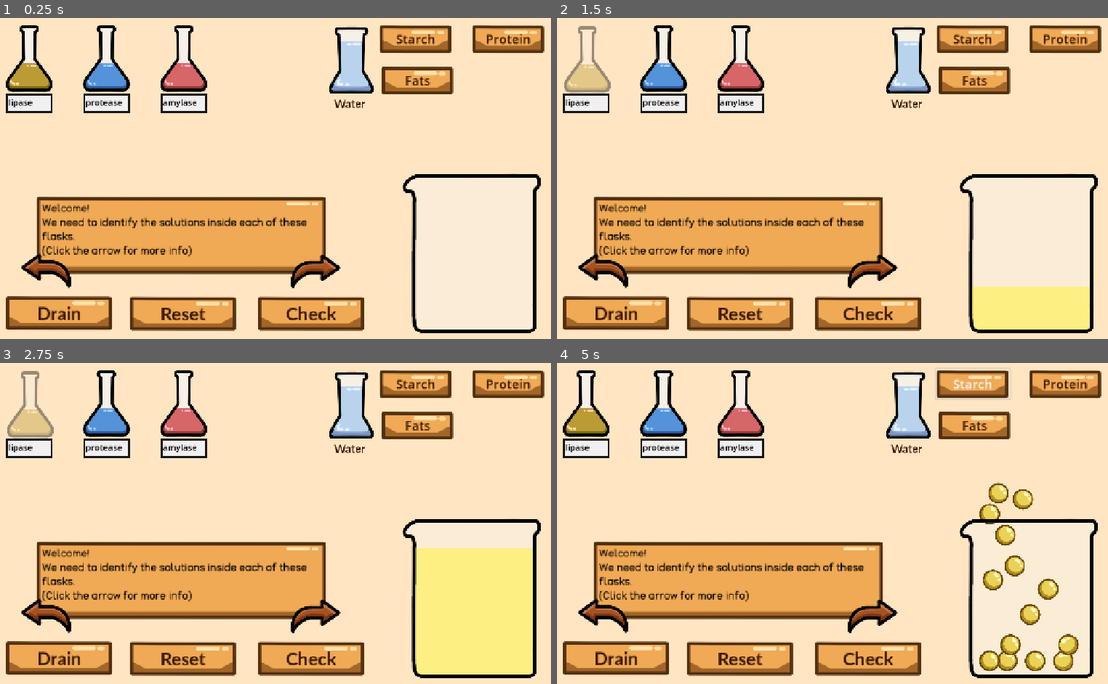
Above: before the commit, frames 1-4 (two rows, left to right).
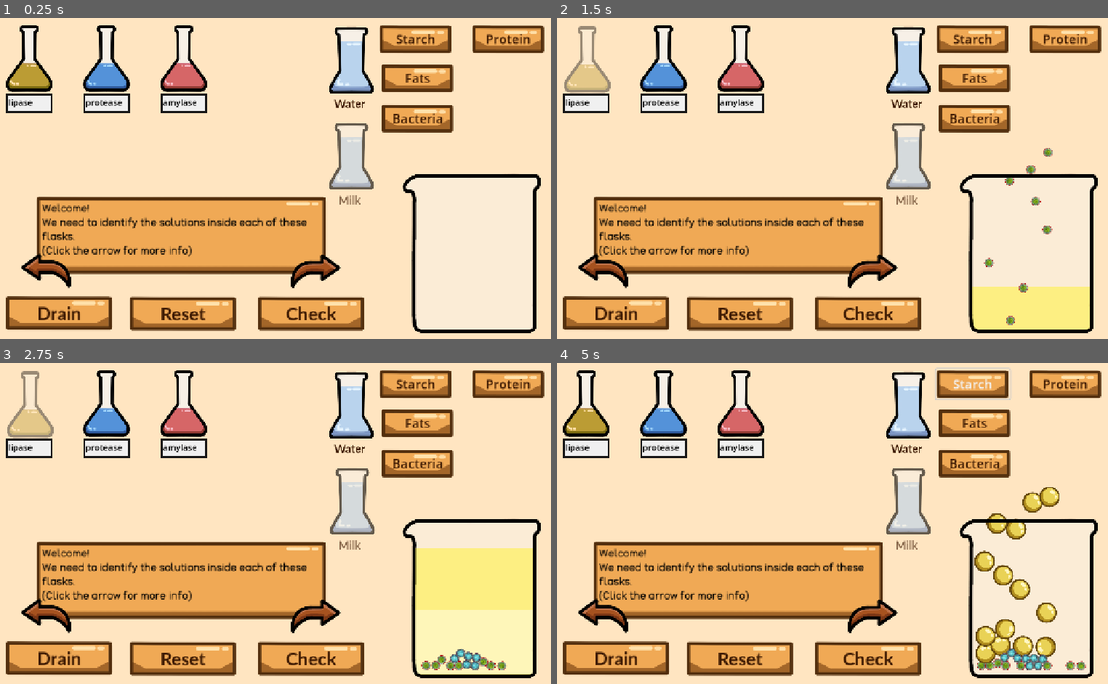
Above: after the commit, the same moments.

Repository: Fae-aof/Digestion-Junction
Game: Godot game, scene res://Levels/level 1.tscn
The game is run twice, just before and just after one commit, with the same random seed, the same clock (stepped at 60 frames per second) and the same inputs.
Inputs (mouse positions are in pixels of both pictures, inside the frame that each line leads up to):
- Up to frame 1 (0.25 s): no input
- Up to frame 2 (1.5 s): click (975, 117) at 0.5 s, where only the run after the commit has a clickable "Bacteria"; click (584, 56) at 1.27 s
- Up to frame 3 (2.75 s): click (352, 501) at 2 s, where only the run after the commit has a clickable "Milk"
- Up to frame 4 (5 s): click "Drain" at 2.75 s; click "Starch" at 3.5 s; tap Enter at 4.25 s; move the mouse to (964, 504) at 4.27 s; hold Right from 4.28 s (still down); tap Alt at 4.35 s; click (964, 504) at 4.42 s

The runs differ from the first frame. In frame 1, 2.8% of the frame differs, in the area x 59-83%, y 14-59%; in frame 2, 3.1%; in frame 3, 7.0%; in frame 4, 7.2%, in the area x 59-97%, y 14-96%.

Commit message:
Added more solutions
- Added lactase that breaks down lactose into glucose and galactose
- Added lysozyme that kills bacteria
- Added milk that spawns in casein and lactose molecules

Diff:
--- a/digestion-junction/Levels/level 4_solution_list.tres
+++ b/digestion-junction/Levels/level 4_solution_list.tres
@@ -4,5 +4,5 @@
 
 [resource]
 script = ExtResource("1_wop2q")
-names = Array[String](["amylase", "protease", "lipase", "pepsin", "sodium hydrogen carbonate", "mucin", "bile"])
+names = Array[String](["amylase", "protease", "lipase", "pepsin", "lysozyme", "lactase", "rennin"])
 metadata/_custom_type_script = "uid://cqg0uuq8dlirv"
--- /dev/null
+++ b/digestion-junction/Nutrients/Bacteria.tscn
@@ -0,0 +1,54 @@
+[gd_scene format=3 uid="uid://ks78l4ayng74"]
+
+[ext_resource type="Script" uid="uid://nut6ombiosli" path="res://Nutrients/bacteria.gd" id="1_nxi85"]
+[ext_resource type="Texture2D" uid="uid://c3aqf3x6jet74" path="res://Milestone 1 Sprites/rotating_orbs.png" id="3_s6ym1"]
+
+[sub_resource type="AtlasTexture" id="AtlasTexture_banmn"]
+atlas = ExtResource("3_s6ym1")
+region = Rect2(0, 192, 32, 32)
+
+[sub_resource type="AtlasTexture" id="AtlasTexture_2hduj"]
+atlas = ExtResource("3_s6ym1")
+region = Rect2(32, 192, 32, 32)
+
+[sub_resource type="AtlasTexture" id="AtlasTexture_pnm41"]
+atlas = ExtResource("3_s6ym1")
+region = Rect2(64, 192, 32, 32)
+
+[sub_resource type="AtlasTexture" id="AtlasTexture_ex7wn"]
+atlas = ExtResource("3_s6ym1")
+region = Rect2(96, 192, 32, 32)
+
+[sub_resource type="SpriteFrames" id="SpriteFrames_1vivr"]
+animations = [{
+"frames": [{
+"duration": 1.0,
+"texture": SubResource("AtlasTexture_banmn")
+}, {
+"duration": 1.0,
+"texture": SubResource("AtlasTexture_2hduj")
+}, {
+"duration": 1.0,
+"texture": SubResource("AtlasTexture_pnm41")
+}, {
+"duration": 1.0,
+"texture": SubResource("AtlasTexture_ex7wn")
+}],
+"loop": 1,
+"name": &"Molecule",
+"speed": 5.0
+}]
+
+[sub_resource type="CircleShape2D" id="CircleShape2D_1vivr"]
+radius = 9.055386
+
+[node name="Bacteria" type="RigidBody2D" unique_id=521101774 groups=["bacteria"]]
+script = ExtResource("1_nxi85")
+
+[node name="AnimatedSprite2D" type="AnimatedSprite2D" parent="." unique_id=1397026834]
+scale = Vector2(0.86, 0.86)
+sprite_frames = SubResource("SpriteFrames_1vivr")
+animation = &"Molecule"
+
+[node name="CollisionShape2D" type="CollisionShape2D" parent="." unique_id=1651516721]
+shape = SubResource("CircleShape2D_1vivr")
--- /dev/null
+++ b/digestion-junction/Nutrients/Casein.tscn
@@ -0,0 +1,52 @@
+[gd_scene format=3 uid="uid://6ug4wecp7c7o"]
+
+[ext_resource type="Texture2D" uid="uid://c3aqf3x6jet74" path="res://Milestone 1 Sprites/rotating_orbs.png" id="3_01yo4"]
+
+[sub_resource type="AtlasTexture" id="AtlasTexture_ulbsa"]
+atlas = ExtResource("3_01yo4")
+region = Rect2(0, 96, 32, 32)
+
+[sub_resource type="AtlasTexture" id="AtlasTexture_favkb"]
+atlas = ExtResource("3_01yo4")
+region = Rect2(32, 96, 32, 32)
+
+[sub_resource type="AtlasTexture" id="AtlasTexture_yrye2"]
+atlas = ExtResource("3_01yo4")
+region = Rect2(64, 96, 32, 32)
+
+[sub_resource type="AtlasTexture" id="AtlasTexture_ic1y3"]
+atlas = ExtResource("3_01yo4")
+region = Rect2(96, 96, 32, 32)
+
+[sub_resource type="SpriteFrames" id="SpriteFrames_1vivr"]
+animations = [{
+"frames": [{
+"duration": 1.0,
+"texture": SubResource("AtlasTexture_ulbsa")
+}, {
+"duration": 1.0,
+"texture": SubResource("AtlasTexture_favkb")
+}, {
+"duration": 1.0,
+"texture": SubResource("AtlasTexture_yrye2")
+}, {
+"duration": 1.0,
+"texture": SubResource("AtlasTexture_ic1y3")
+}],
+"loop": 1,
+"name": &"Molecule",
+"speed": 5.0
+}]
+
+[sub_resource type="CircleShape2D" id="CircleShape2D_1vivr"]
+radius = 15.033297
+
+[node name="Casein" type="RigidBody2D" unique_id=521101774 groups=["casein"]]
+
+[node name="AnimatedSprite2D" type="AnimatedSprite2D" parent="." unique_id=1397026834]
+scale = Vector2(1.42, 1.42)
+sprite_frames = SubResource("SpriteFrames_1vivr")
+animation = &"Molecule"
+
+[node name="CollisionShape2D" type="CollisionShape2D" parent="." unique_id=1651516721]
+shape = SubResource("CircleShape2D_1vivr")
--- /dev/null
+++ b/digestion-junction/Nutrients/Galactose.tscn
@@ -0,0 +1,52 @@
+[gd_scene format=3 uid="uid://kiipvntp018a"]
+
+[ext_resource type="Texture2D" uid="uid://c3aqf3x6jet74" path="res://Milestone 1 Sprites/rotating_orbs.png" id="1_m2pwc"]
+
+[sub_resource type="AtlasTexture" id="AtlasTexture_1p8ne"]
+atlas = ExtResource("1_m2pwc")
+region = Rect2(0, 64, 32, 32)
+
+[sub_resource type="AtlasTexture" id="AtlasTexture_dwor8"]
+atlas = ExtResource("1_m2pwc")
+region = Rect2(32, 64, 32, 32)
+
+[sub_resource type="AtlasTexture" id="AtlasTexture_pqrow"]
+atlas = ExtResource("1_m2pwc")
+region = Rect2(64, 64, 32, 32)
+
+[sub_resource type="AtlasTexture" id="AtlasTexture_rub7h"]
+atlas = ExtResource("1_m2pwc")
+region = Rect2(96, 64, 32, 32)
+
+[sub_resource type="SpriteFrames" id="SpriteFrames_1vivr"]
+animations = [{
+"frames": [{
+"duration": 1.0,
+"texture": SubResource("AtlasTexture_1p8ne")
+}, {
+"duration": 1.0,
+"texture": SubResource("AtlasTexture_dwor8")
+}, {
+"duration": 1.0,
+"texture": SubResource("AtlasTexture_pqrow")
+}, {
+"duration": 1.0,
+"texture": SubResource("AtlasTexture_rub7h")
+}],
+"loop": 1,
+"name": &"Molecule",
+"speed": 5.0
+}]
+
+[sub_resource type="CircleShape2D" id="CircleShape2D_1vivr"]
+radius = 6.0827627
+
+[node name="Galactose" type="RigidBody2D" unique_id=521101774]
+
+[node name="AnimatedSprite2D" type="AnimatedSprite2D" parent="." unique_id=1397026834]
+scale = Vector2(0.59, 0.59)
+sprite_frames = SubResource("SpriteFrames_1vivr")
+animation = &"Molecule"
+
+[node name="CollisionShape2D" type="CollisionShape2D" parent="." unique_id=1651516721]
+shape = SubResource("CircleShape2D_1vivr")
--- /dev/null
+++ b/digestion-junction/Nutrients/Lactose.tscn
@@ -0,0 +1,58 @@
+[gd_scene format=3 uid="uid://busa55go2t2g4"]
+
+[ext_resource type="Script" uid="uid://dawbk2qxlgih2" path="res://Nutrients/Nutrient.gd" id="1_ew5wr"]
+[ext_resource type="Texture2D" uid="uid://c3aqf3x6jet74" path="res://Milestone 1 Sprites/rotating_orbs.png" id="2_ew5wr"]
+[ext_resource type="PackedScene" uid="uid://crctpd1e2pt3t" path="res://Nutrients/Glucose.tscn" id="2_ui4hn"]
+
+[sub_resource type="AtlasTexture" id="AtlasTexture_7ggd4"]
+atlas = ExtResource("2_ew5wr")
+region = Rect2(0, 32, 32, 32)
+
+[sub_resource type="AtlasTexture" id="AtlasTexture_ew5wr"]
+atlas = ExtResource("2_ew5wr")
+region = Rect2(32, 32, 32, 32)
+
+[sub_resource type="AtlasTexture" id="AtlasTexture_ui4hn"]
+atlas = ExtResource("2_ew5wr")
+region = Rect2(64, 32, 32, 32)
+
+[sub_resource type="AtlasTexture" id="AtlasTexture_hl6ba"]
+atlas = ExtResource("2_ew5wr")
+region = Rect2(96, 32, 32, 32)
+
+[sub_resource type="SpriteFrames" id="SpriteFrames_1vivr"]
+animations = [{
+"frames": [{
+"duration": 1.0,
+"texture": SubResource("AtlasTexture_7ggd4")
+}, {
+"duration": 1.0,
+"texture": SubResource("AtlasTexture_ew5wr")
+}, {
+"duration": 1.0,
+"texture": SubResource("AtlasTexture_ui4hn")
+}, {
+"duration": 1.0,
+"texture": SubResource("AtlasTexture_hl6ba")
+}],
+"loop": 1,
+"name": &"Molecule",
+"speed": 5.0
+}]
+
+[sub_resource type="CircleShape2D" id="CircleShape2D_1vivr"]
+radius = 9.055386
+
+[node name="Lactose" type="RigidBody2D" unique_id=521101774 groups=["lactose"]]
+script = ExtResource("1_ew5wr")
+component_scene = ExtResource("2_ui4hn")
+min_num = 1
+max_num = 1
+
+[node name="AnimatedSprite2D" type="AnimatedSprite2D" parent="." unique_id=1397026834]
+scale = Vector2(0.86, 0.86)
+sprite_frames = SubResource("SpriteFrames_1vivr")
+animation = &"Molecule"
+
+[node name="CollisionShape2D" type="CollisionShape2D" parent="." unique_id=1651516721]
+shape = SubResource("CircleShape2D_1vivr")
--- a/digestion-junction/Nutrients/Nutrient.gd
+++ b/digestion-junction/Nutrients/Nutrient.gd
@@ -1,6 +1,8 @@
 extends RigidBody2D
 
 var fats_scene
+
+@onready var galactose_scene = preload("res://Nutrients/Galactose.tscn")
 
 @onready var animation: AnimatedSprite2D = $AnimatedSprite2D
 @export var component_scene : PackedScene
@@ -26,6 +28,10 @@
 		time = time/3
 	var number = randi_range(min_num, max_num)
 	await get_tree().create_timer(time).timeout
+	if is_in_group("lactose"):
+		var component = galactose_scene.instantiate()
+		get_parent().add_child.call_deferred(component)
+		component.set_deferred("global_position", global_position + Vector2(randf_range(-0.1, 0.1), randf_range(-0.1, 0.1)))
 	for i in number:
 		var component = component_scene.instantiate()
 		get_parent().add_child.call_deferred(component)
--- /dev/null
+++ b/digestion-junction/Nutrients/bacteria.gd
@@ -0,0 +1,12 @@
+extends RigidBody2D
+
+@onready var animation: AnimatedSprite2D = $AnimatedSprite2D
+
+# Called when the node enters the scene tree for the first time.
+func break_down():
+	await get_tree().create_timer(randf_range(1.5, 3)).timeout
+	var decay_time = randf_range(1.5, 3.5)
+	var tween = create_tween()
+	tween.tween_property(animation, "modulate:a", 0.1, decay_time)
+	await get_tree().create_timer(decay_time-0.5).timeout
+	queue_free()
--- a/digestion-junction/Solution Making/solution.gd
+++ b/digestion-junction/Solution Making/solution.gd
@@ -6,8 +6,9 @@
 					"lipase": "fats", "maltase" : "maltose", "mucin" : null,
 					"water": null, "hydrochloric acid": null,
 					"sodium hydrogen carbonate": null,
-					"lysozyme" : "bacteria", "rennin" : "milk",
-					"lactase" : "lactose", "bile" : "fats"}
+					"lysozyme" : "bacteria", "rennin" : "casein",
+					"lactase" : "lactose", "bile" : "fats",
+					"milk" :  null}
 var filled = false
 var moving = false
 
@@ -18,11 +19,18 @@
 		target = enzyme_dict[solution]
 		modulate = colour
 		moving = true
-		var tween_p = create_tween()
-		tween_p.tween_property(self, "position", position + Vector2(0, -130), 0.5)
-		var tween_s = create_tween()
-		tween_s.tween_property(self, "scale", Vector2(1.02, 1.1), 0.5)
-		await get_tree().create_timer(0.5).timeout
+		if solution == "milk":
+			var tween_p = create_tween()
+			tween_p.tween_property(self, "position", position + Vector2(0, -65), 0.5)
+			var tween_s = create_tween()
+			tween_s.tween_property(self, "scale", Vector2(1.02, 0.55), 0.5)
+			await get_tree().create_timer(0.5).timeout
+		else:
+			var tween_p = create_tween()
+			tween_p.tween_property(self, "position", position + Vector2(0, -130), 0.5)
+			var tween_s = create_tween()
+			tween_s.tween_property(self, "scale", Vector2(1.02, 1.1), 0.5)
+			await get_tree().create_timer(0.5).timeout
 		filled = true
 		moving = false
 
--- a/digestion-junction/Solution Making/solution_maker.gd
+++ b/digestion-junction/Solution Making/solution_maker.gd
@@ -7,12 +7,11 @@
 @onready var universal_indicator: Area2D = $"Universal Indicator"
 @onready var pH_button: Button = $"pH button"
 @onready var next_level: Button = $"Next Level"
+@onready var flask_scene = preload("res://Solution Making/flask.tscn")
 
-@onready var amylase_toggle: Button = $"Amylase Toggle"
-@onready var protease_toggle: Button = $"Protease Toggle"
-@onready var lipase_toggle: Button = $"Lipase Toggle"
-
-@onready var flask_scene = preload("res://Solution Making/flask.tscn")
+@onready var lactose_scene = preload("res://Nutrients/Lactose.tscn")
+@onready var casein_scene = preload("res://Nutrients/Casein.tscn")
+@onready var milk_marker: Marker2D = $Milk/Marker2D
 
 @export var level_scene : String
 @export var solutions_list: solution_list
@@ -123,3 +122,19 @@
 		for i in all_molecules:
 			i.soft = true
 	change_pH(7)
+
+func _on_milk_pressed() -> void:
+	add_solution("milk", "ffffff70")
+	components.append("milk")
+	for i in 8:
+		var nutrient = lactose_scene.instantiate()
+		nutrient.global_position = milk_marker.global_position + Vector2(randf_range(-20, 20), randf_range(0, 20))
+		add_child(nutrient)
+		var casein = casein_scene.instantiate()
+		casein.global_position = milk_marker.global_position + Vector2(randf_range(-20, 20), randf_range(0, 20))
+		if spawner.mucus_added == true:
+			nutrient.soft = true
+			casein.soft = true
+		spawner.add_child(casein)
+		await get_tree().create_timer(0.1).timeout
+	change_pH(7)
--- a/digestion-junction/Solution Making/solution_maker.tscn
+++ b/digestion-junction/Solution Making/solution_maker.tscn
@@ -126,14 +126,28 @@
 anchor_left = 1.0
 anchor_right = 1.0
 offset_left = -417.0
-offset_top = 117.0
+offset_top = 112.0
 offset_right = -253.0
-offset_bottom = 184.0
+offset_bottom = 179.0
 grow_horizontal = 0
 theme_override_colors/font_color = Color(0.23529412, 0.09803922, 0.007843138, 1)
 theme_override_font_sizes/font_size = 28
 theme_override_styles/normal = ExtResource("4_8wuea")
 text = "Fats"
+
+[node name="Bacteria button" type="Button" parent="." unique_id=1971677536]
+anchors_preset = 1
+anchor_left = 1.0
+anchor_right = 1.0
+offset_left = -417.0
+offset_top = 201.0
+offset_right = -253.0
+offset_bottom = 268.0
+grow_horizontal = 0
+theme_override_colors/font_color = Color(0.23529412, 0.09803922, 0.007843138, 1)
+theme_override_font_sizes/font_size = 28
+theme_override_styles/normal = ExtResource("4_8wuea")
+text = "Bacteria"
 
 [node name="Check" type="Button" parent="." unique_id=1910668217]
 anchors_preset = 1
@@ -202,12 +216,40 @@
 text = "Water"
 horizontal_alignment = 1
 
+[node name="Milk" type="Button" parent="." unique_id=766288593]
+modulate = Color(1, 1, 1, 0.60784316)
+offset_left = 742.99994
+offset_top = 241.0
+offset_right = 930.99994
+offset_bottom = 497.0
+scale = Vector2(0.595, 0.595)
+theme_override_font_sizes/font_size = 31
+theme_override_styles/normal = SubResource("StyleBoxFlat_r8pi7")
+icon = ExtResource("9_gw4ai")
+flat = true
+
+[node name="Label" type="Label" parent="Milk" unique_id=1045884313]
+layout_mode = 0
+offset_top = 263.8655
+offset_right = 176.47058
+offset_bottom = 322.68906
+theme_override_colors/font_color = Color(0.23529412, 0.09803922, 0.007843138, 1)
+theme_override_fonts/font = ExtResource("3_8wuea")
+theme_override_font_sizes/font_size = 42
+text = "Milk"
+horizontal_alignment = 1
+
+[node name="Marker2D" type="Marker2D" parent="Milk" unique_id=1083659874]
+position = Vector2(544.53784, 692.4369)
+
 [connection signal="pressed" from="Drain" to="." method="_on_drain_pressed"]
 [connection signal="pressed" from="Reset" to="." method="_on_reset_pressed"]
 [connection signal="pressed" from="pH button" to="." method="_on_p_h_button_pressed"]
 [connection signal="pressed" from="Starch button" to="Spawner" method="_on_starch_button_pressed"]
 [connection signal="pressed" from="Protein button" to="Spawner" method="_on_protein_button_pressed"]
 [connection signal="pressed" from="Fats button" to="Spawner" method="_on_fats_button_pressed"]
+[connection signal="pressed" from="Bacteria button" to="Spawner" method="_on_bacteria_button_pressed"]
 [connection signal="pressed" from="Check" to="." method="_on_check_pressed"]
 [connection signal="pressed" from="Next Level" to="." method="_on_next_level_pressed"]
 [connection signal="pressed" from="Water" to="." method="_on_water_pressed"]
+[connection signal="pressed" from="Milk" to="." method="_on_milk_pressed"]
--- a/digestion-junction/Spawner/spawner.gd
+++ b/digestion-junction/Spawner/spawner.gd
@@ -3,6 +3,7 @@
 @onready var starch_scene = preload("res://Nutrients/Starch.tscn")
 @onready var proteins_scene = preload("res://Nutrients/Protein.tscn")
 @onready var fats_scene = preload("res://Nutrients/Fats.tscn")
+@onready var bacteria_scene = preload("res://Nutrients/Bacteria.tscn")
 @onready var top_left: Marker2D = $Top_Left
 @onready var bottom_right: Marker2D = $Bottom_Right
 
@@ -33,9 +34,11 @@
 func _on_starch_button_pressed() -> void:
 	spawn_nutrients(starch_scene)
 
-
 func _on_protein_button_pressed() -> void:
 	spawn_nutrients(proteins_scene)
 
 func _on_fats_button_pressed() -> void:
 	spawn_nutrients(fats_scene)
+
+func _on_bacteria_button_pressed() -> void:
+	spawn_nutrients(bacteria_scene)
--- a/digestion-junction/project.godot
+++ b/digestion-junction/project.godot
@@ -39,6 +39,9 @@
 lipids=""
 protein=""
 indicator=""
+bacteria=""
+lactose=""
+casein=""
 
 [physics]
 
Not shown, added: digestion-junction/Nutrients/bacteria.gd.uid
